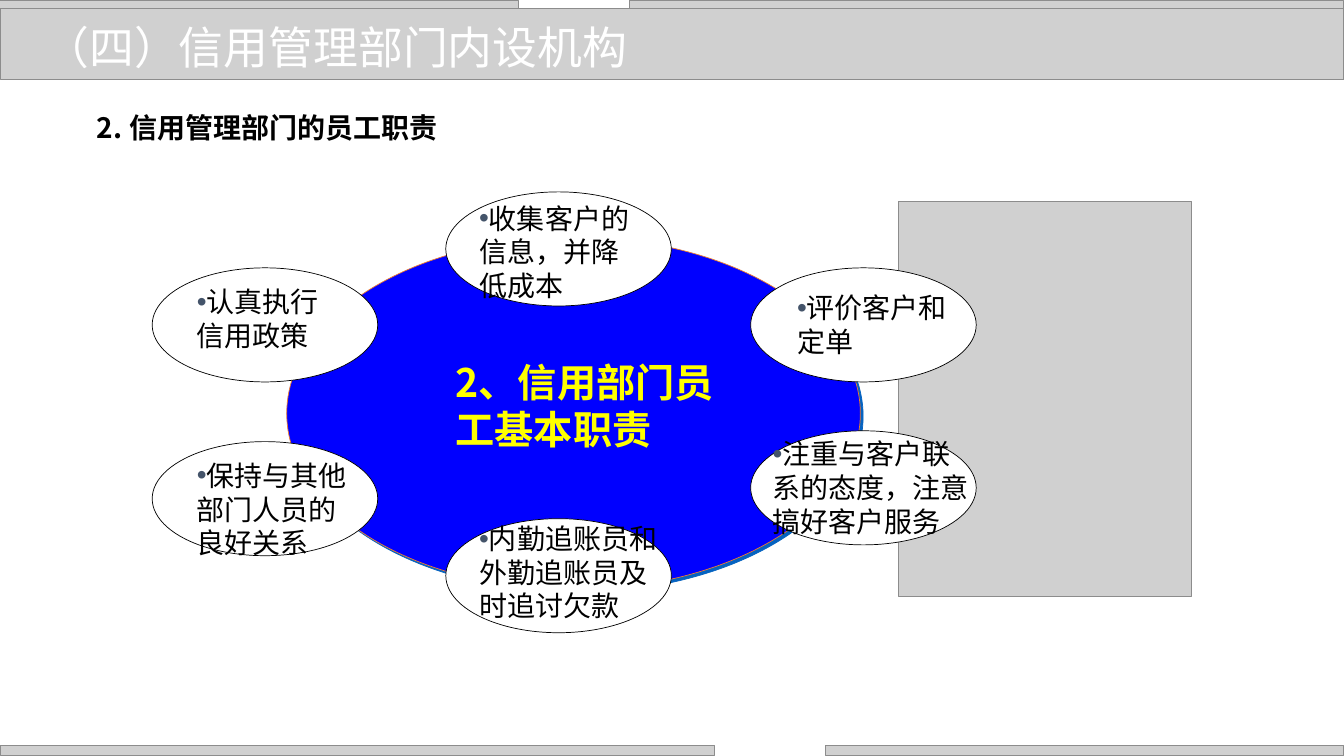
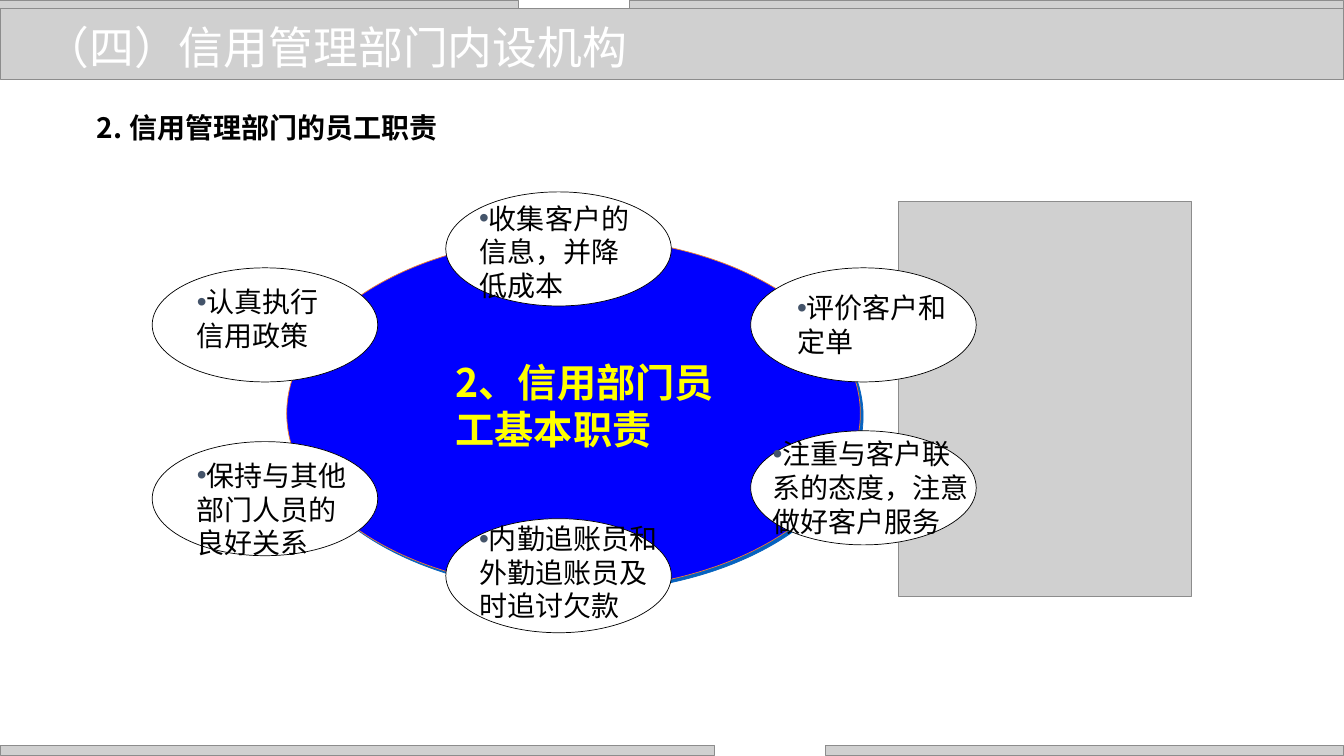
Before and after one commit to zhangjianzhang/internet_credit, a slide deck: slide 28 of files/slides/lecture_8.pptx. Drawn at 1344x756 pixels with LibreOffice and Linux fonts; fonts in the diff are those of the drawing; grey boxes stand for pictures; background and template pictures are left out. Boxes give left, top, right and bottom in pixels: in the first picture for what was removed or moved away, otherwise in the second. Text is boxed around its words. In the diff, an @@ line names an element or a change of style, - is before the commit and + after.

```diff
--- a/files/slides/lecture_8.pptx
+++ b/files/slides/lecture_8.pptx
@@ text at <box>773,436,969,540</box>: text changed @@
-• 注重与客户联系的态度，注意搞好客户服务
+• 注重与客户联系的态度，注意做好客户服务
```
Also in this commit, not shown: 10 other slides changed, 5 slides removed, 10 other files.
